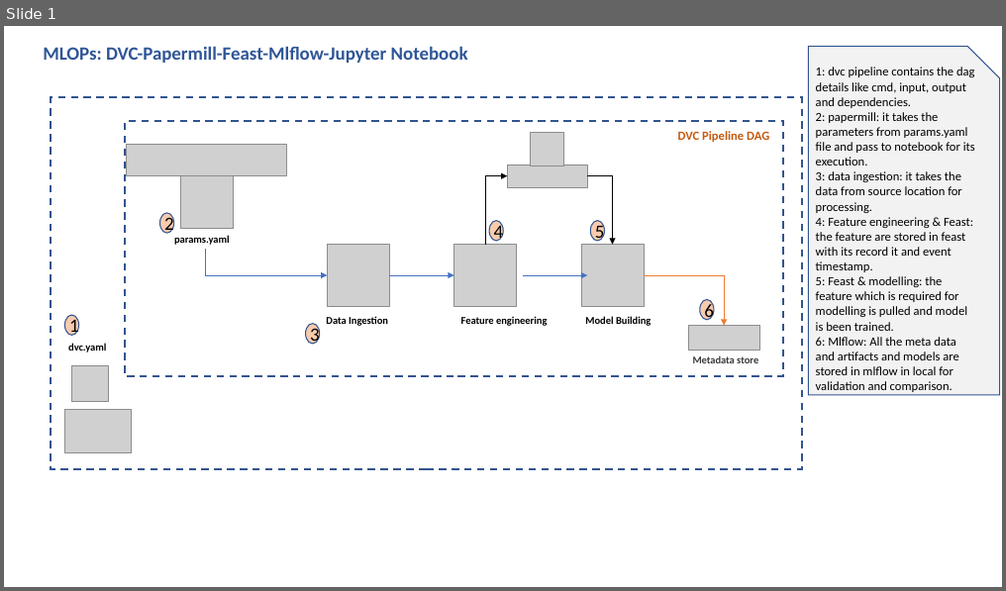
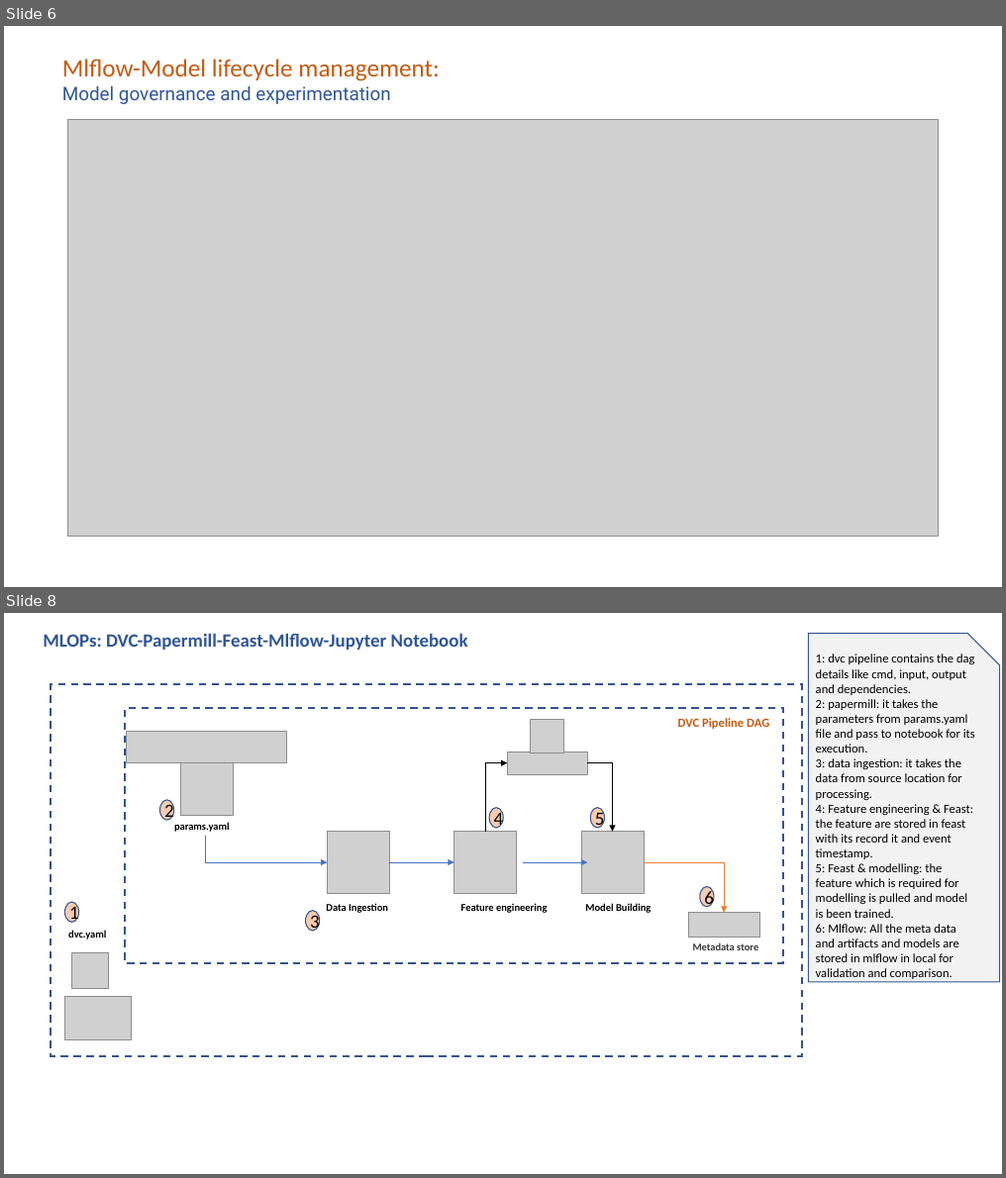
Before and after one commit to KarryHarsh/MLOPS-PoC, a slide deck: Architecture.pptx. Shown one above the other, each under a label of ours: slide 1 before the commit, slides 6 and 8 after it; the slides between them are not shown. The pictures are 1006x591 and 1006x1178 pixels, drawn with LibreOffice and Linux fonts; fonts in the diff are those of the drawing; grey boxes stand for pictures. Boxes give left, top, right and bottom in pixels: in the first picture for what was removed or moved away, otherwise in the second. Text is boxed around its words. In the diff, an @@ line names an element or a change of style, - is before the commit and + after.

```diff
--- a/Architecture.pptx
+++ b/Architecture.pptx
@@ slide 6 added at (4,26,1002,587), background #FFFFFF @@
@@ text added at (62,59,439,104), 18 pt, text #2F5597 @@
+  Mlflow-Model lifecycle management:
+Model governance and experimentation
@@ picture added at (67,120,939,537) @@
@@ what was slide 1 is now slide 8 @@
```
Also in this commit, not shown: 6 other slides added, 3 other files.
